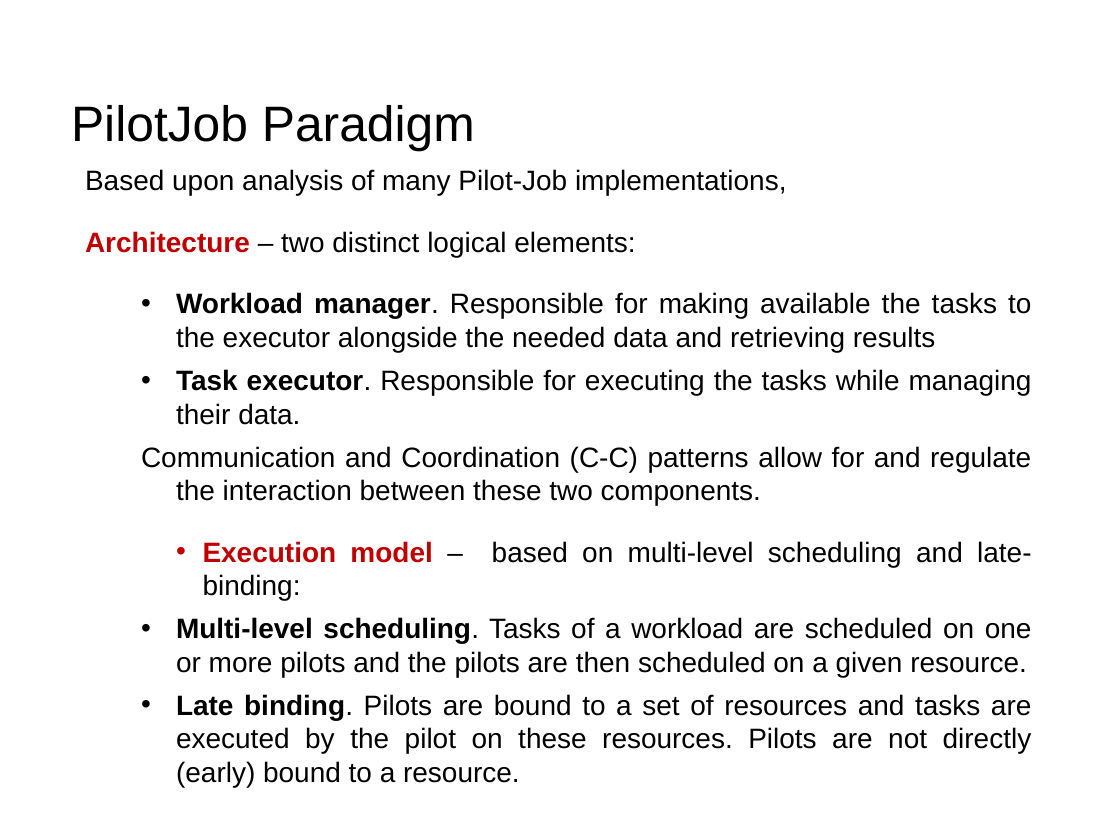
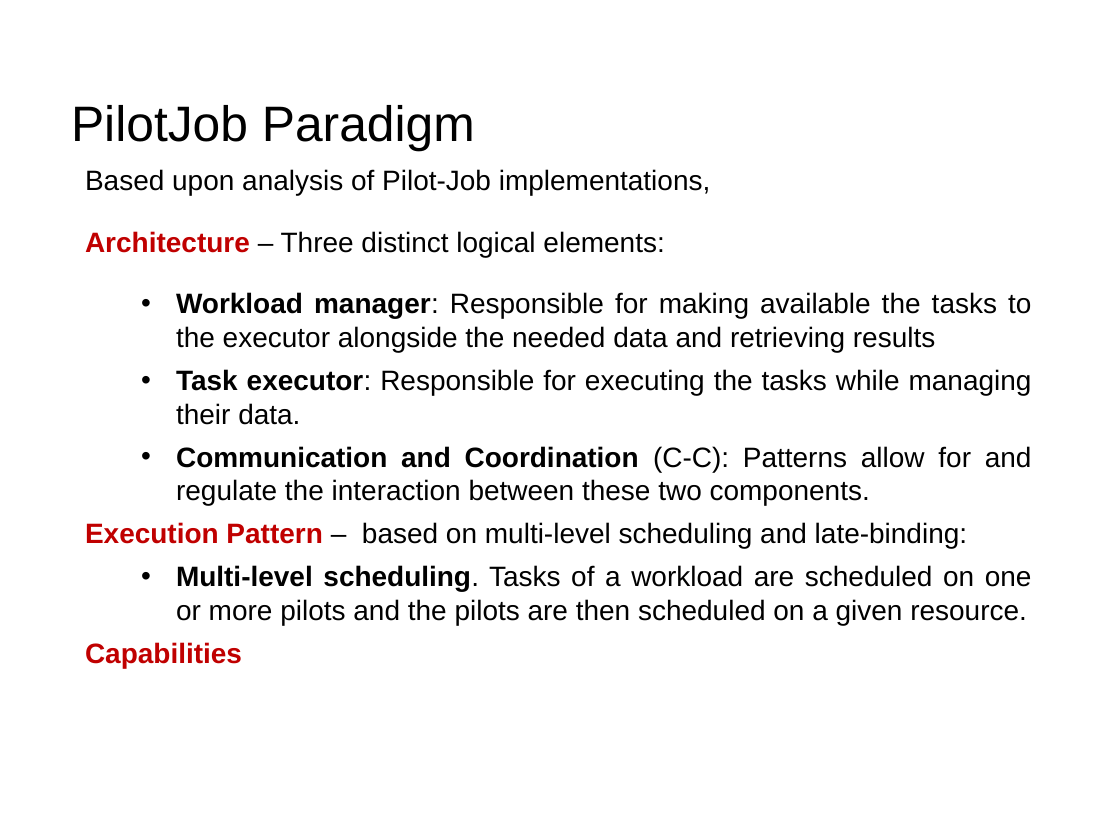
Before and after one commit to saga-project/presentations, a slide deck: slide 7 of bnl-pstar.ppt (slide 6 before the commit). Drawn at 1120x840 pixels with LibreOffice and Linux fonts; fonts in the diff are those of the drawing; background and template pictures are left out. Boxes give left, top, right and bottom in pixels: in the first picture for what was removed or moved away, otherwise in the second. Text is boxed around its words. In the diff, an @@ line names an element or a change of style, - is before the commit and + after.

```diff
--- a/bnl-pstar.ppt
+++ b/bnl-pstar.ppt
@@ text at (85, 169, 1032, 548): text changed @@
-Based upon analysis of many Pilot-Job implementations,
-Architecture – two distinct logical elements:
-  • Workload manager. Responsible for making available the tasks to the executor alongside the needed data and retrieving results
-  • Task executor. Responsible for executing the tasks while managing their data.
-  Communication and Coordination (C-C) patterns allow for and regulate the interaction between these two components.
-• Execution model – based on multi-level scheduling and late-binding:
+Based upon analysis of Pilot-Job implementations,
+Architecture – Three distinct logical elements:
+  • Workload manager: Responsible for making available the tasks to the executor alongside the needed data and retrieving results
+  • Task executor: Responsible for executing the tasks while managing their data.
+  • Communication and Coordination (C-C): Patterns allow for and regulate the interaction between these two components.
+Execution Pattern – based on multi-level scheduling and late-binding:
@@ text at (85, 642, 242, 668): text changed; text colour #000000 to #C00000; bold on @@
-  • Late binding. Pilots are bound to a set of resources and tasks are executed by the pilot on these resources. Pilots are not directly (early) bound to a resource.
+Capabilities
```
Also in this commit, not shown: 10 other slides changed, 2 slides added.
